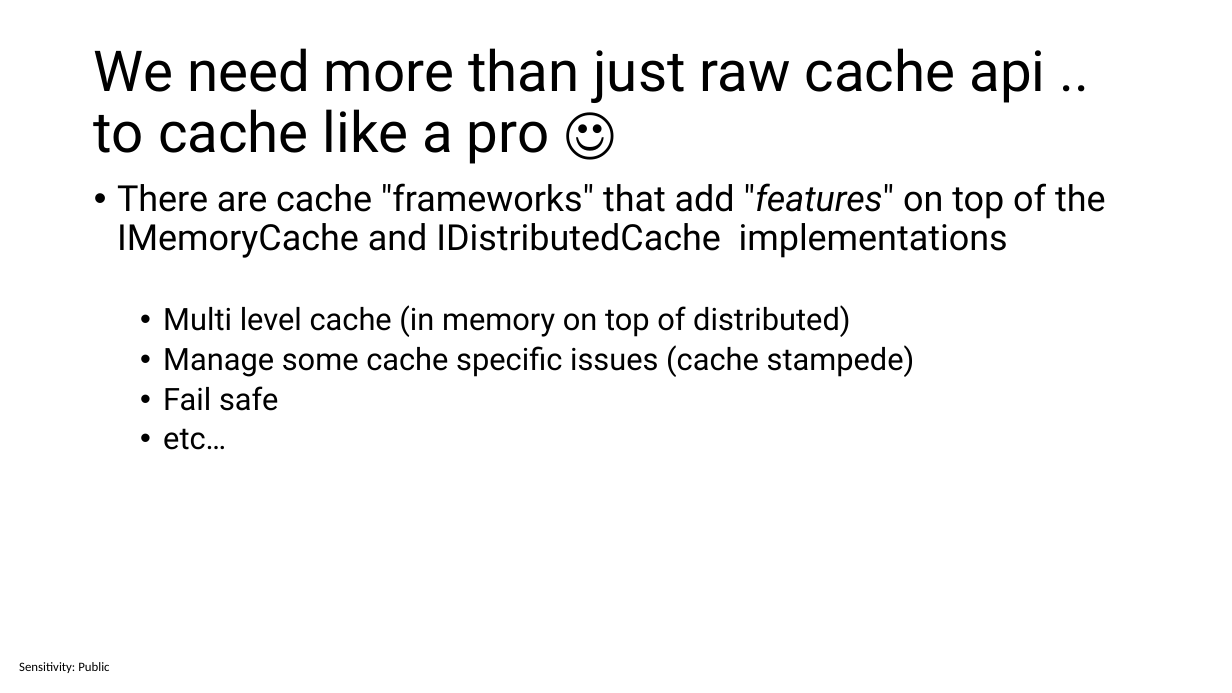
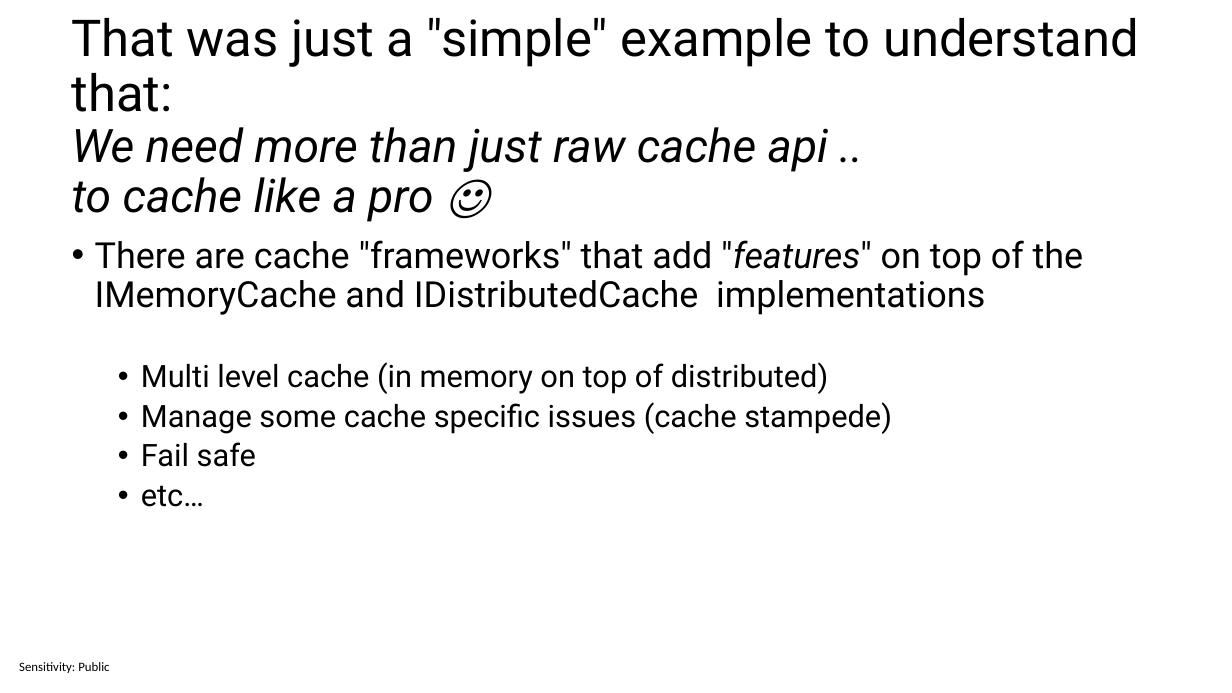
Before and after one commit to sabbadino/cache-like-a-pro-fusion-cache, a slide deck: slide 16 of cache-like-a-pro.pptx. Drawn at 1232x693 pixels with LibreOffice and Linux fonts; fonts in the diff are those of the drawing. Boxes give left, top, right and bottom in pixels: in the first picture for what was removed or moved away, otherwise in the second. Text is boxed around its words. In the diff, an @@ line names an element or a change of style, - is before the commit and + after.

```diff
--- a/cache-like-a-pro.pptx
+++ b/cache-like-a-pro.pptx
@@ title at box(72, 18, 1139, 222): text changed; size 44 to 36 pt; italic on @@
-We need more than just raw cache api ..
-to cache like a pro ☺
+That was just a "simple" example to understand that:
+We need more than just raw cache api ..
+to cache like a pro ☺
@@ text "There are cache "frameworks" that ...": place and size @@
-text "There are cache "frameworks" that ..." at box(117, 183, 1106, 450)
+text "There are cache "frameworks" that ..." at box(95, 240, 1084, 507)
```
Also in this commit, not shown: 8 other slides changed.
